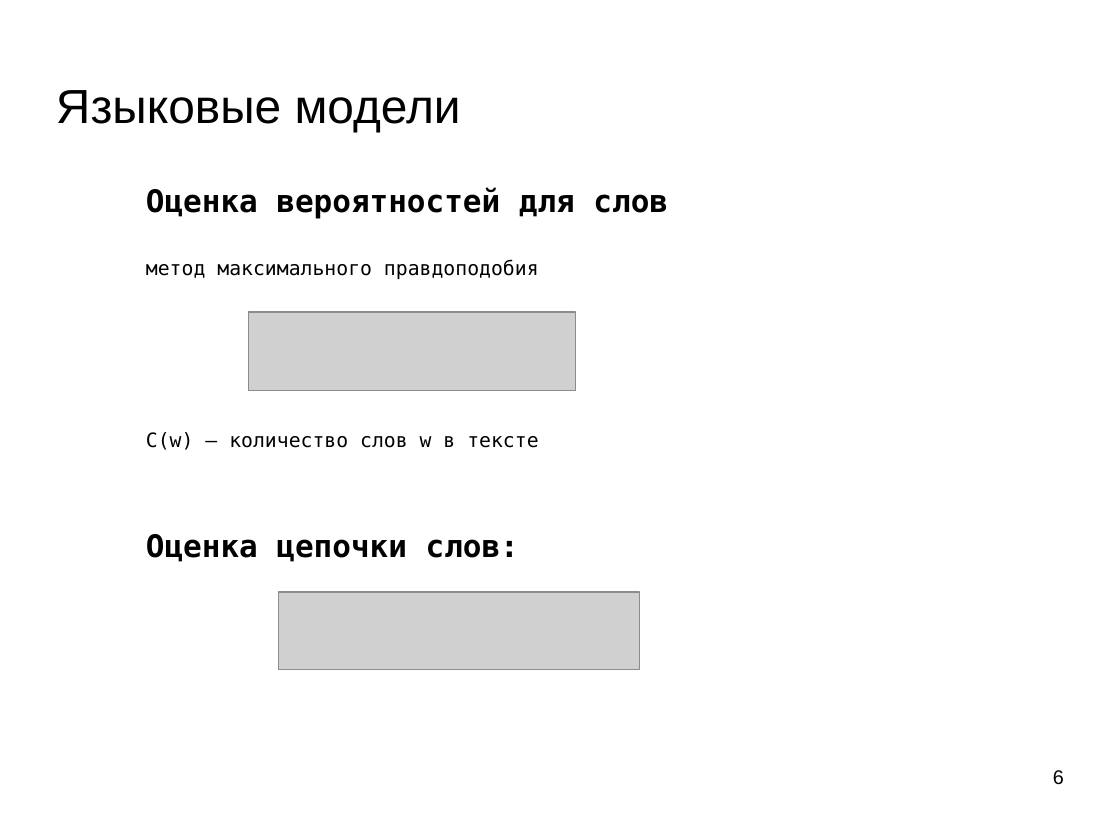
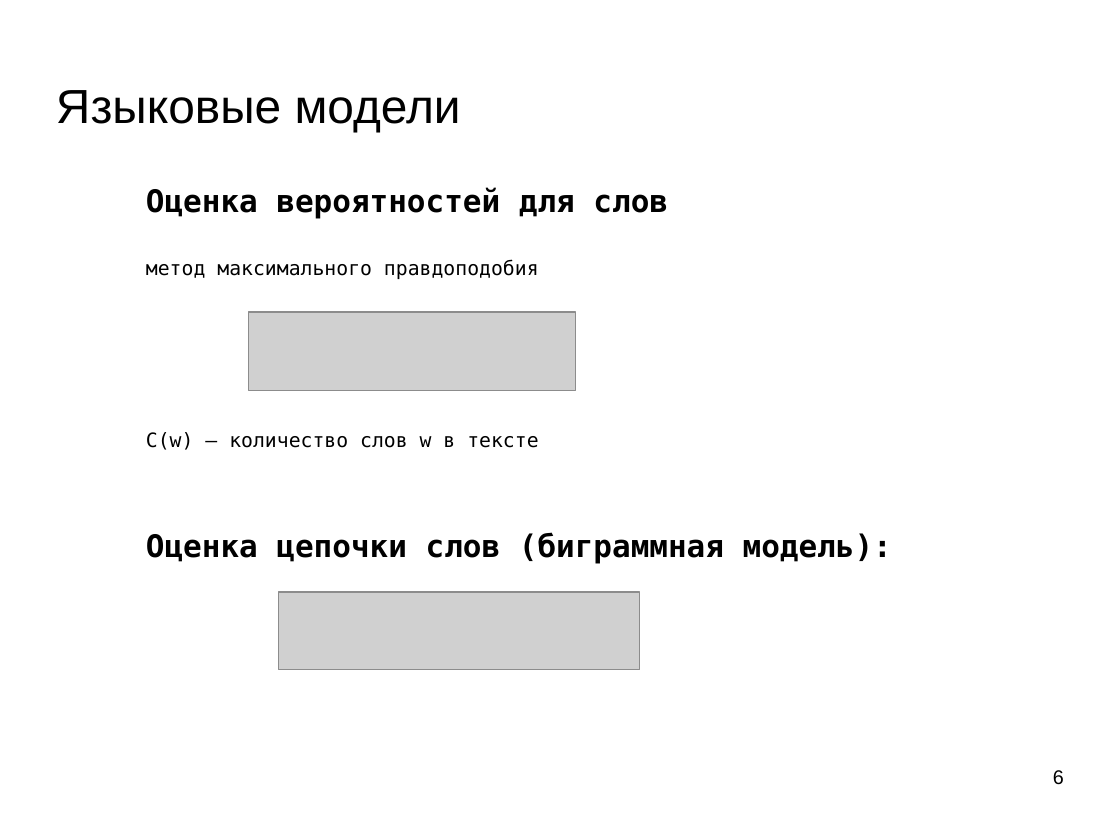
Before and after one commit to mechanoid5/ml_nlp_2022, a slide deck: slide 6 of 05-lang-model.odp. Drawn at 1120x840 pixels with LibreOffice and Linux fonts; fonts in the diff are those of the drawing; grey boxes stand for pictures; background and template pictures are left out. Boxes give left, top, right and bottom in pixels: in the first picture for what was removed or moved away, otherwise in the second. Text is boxed around its words. In the diff, an @@ line names an element or a change of style, - is before the commit and + after.

```diff
--- a/05-lang-model.odp
+++ b/05-lang-model.odp
@@ text at box(146, 532, 892, 564): text changed @@
-Оценка цепочки слов:
+Оценка цепочки слов (биграммная модель):
```
Also in this commit, not shown: 2 other slides changed, 1 slide added, 5 other files.
